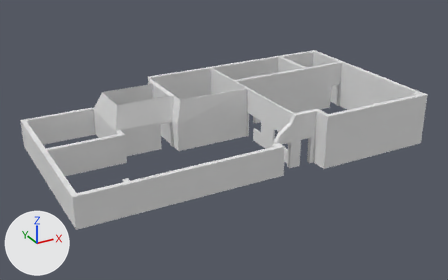
Before and after pictures for a commit that changed the Blender file Content/BlenderRaw/Full-Building-Door.blend.
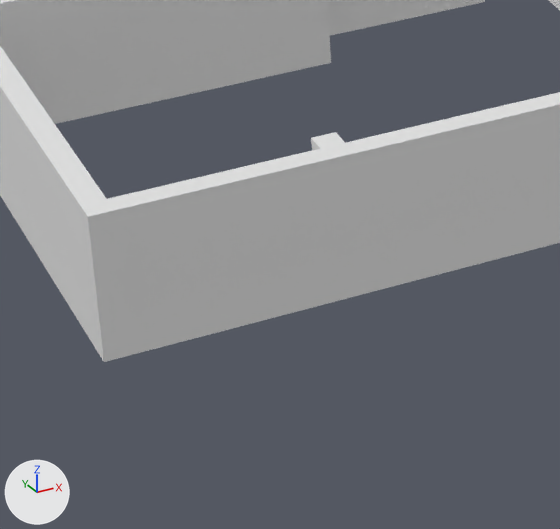
The first picture shows the older version from a camera (50 mm lens) standing at (-8.5, -35.3, 22.1) and looking at (15.0, 7.4, 0.8). The close-ups show both versions on the part from 12% to 40% of the width and 53% to 96% of the height of that picture; other places that the commit changed are outside them. Lighting does not change. The marker at lower left points along +X, +Y and +Z.
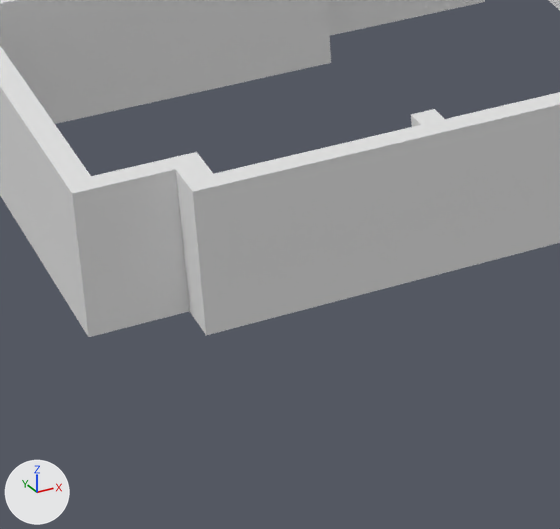
Location of each change, [x1, y1, x2, y2] in pixels of the close-ups (560 x 529 px):
'Cube', reshaped: before [0, 0, 560, 362]; after [0, 0, 560, 337]
part 1 of me_cube_001, built on: before [69, 119, 448, 362]; after [69, 109, 448, 337]

What changed in the scene script:
```text
Change me_cube_001:
    used by ob_cube; location = (0.0, 0.0, 0.0)
    remove me_cube_001.from_pydata(...)  # 581 vertices, 583 faces, 3 loose edges; spans x 0.0..30.6, y 0.0..16.0, z 0.0..4.5
    add me_cube_001.from_pydata(...)  # 625 vertices, 627 faces, 3 loose edges; spans x 0.0..30.6, y 0.0..16.0, z 0.0..4.5
    me_cube_001 part 1
    11 faces are deleted
    25 vertices in x 3.7..4.1, y 0.6..1.4, z 0.0..2.5 move by (1.7, 0.0, 0.0)
    17 vertices in x 0.0..0.4, y 0.6..1.0, z 0.0..2.5 move by (0.0, 0.8, 0.0)
    3 vertices in x 3.7, y 1.0, z 0.4..1.7 move by (-3.2, 0.8, 0.0)
    1 vertex moves from x 0.0, y 8.9, z 2.5 to x 0.0, y 8.7, z 2.5
    18 vertices are added at x 0.5..5.4, y 1.0..1.8, z 0.0..2.5
    6 new vertices lie (-3.4, 0.0, 0.0) away from vertices in x 3.7, y 0.6..1.0, z 0.0..2.5
    6 new vertices lie (-0.4, 0.0, 0.0) away from vertices in x 2.0, y 0.6..1.0, z 0.0..2.5
    9 new vertices lie (1.0, 0.0, 0.0) away from vertices in x 0.5..3.7, y 1.0..1.8, z 0.0..2.5
    5 new vertices lie (0.5, 0.0, 0.0) away from vertices in x 1.5, y 1.8, z 0.0..2.5
    55 new faces join them
```
